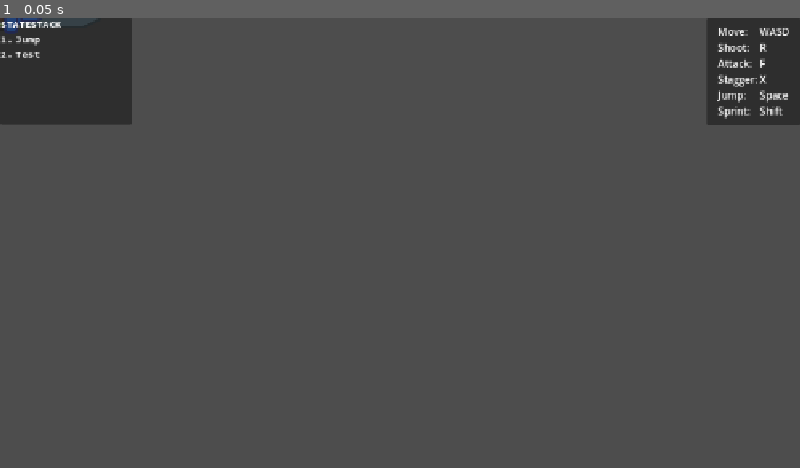
Above: before the commit, frame 1.
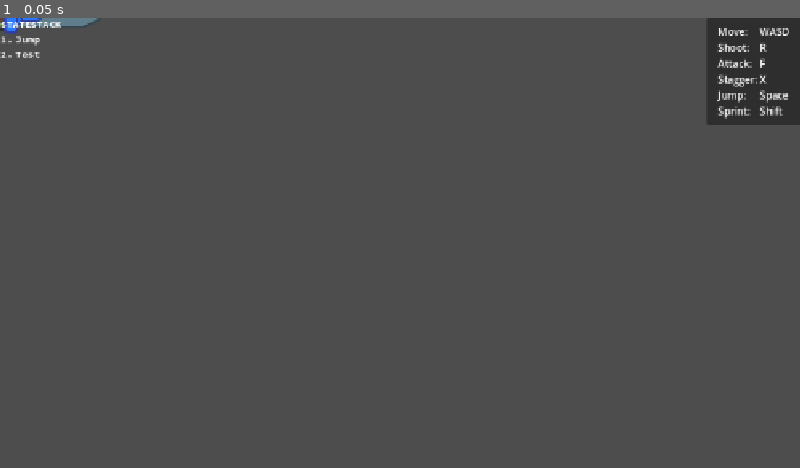
Above: after the commit, the same moment.

Repository: grow-graphics/gd
Game: Godot game, scene res://main.tscn
Same seed, same stepped clock (60 frames per second), same inputs: the game is played once before the commit and once after it.
Inputs:
- Up to frame 1 (0.05 s): no input

The runs differ from the first frame. In frame 1, 3.8% of the frame differs, in the area x 0-17%, y 0-24%.
Error before the commit: Invalid call. Nonexistent function 'states_stack' in base 'Node'. (res://debug/states_stack_displayer.gd:10)

Commit message:
fix finite state machine on web

Diff:
--- a/2d/finite_state_machine/graphics/debug/StatesStackDiplayer.tscn
+++ b/2d/finite_state_machine/graphics/debug/StatesStackDiplayer.tscn
@@ -1,12 +1,10 @@
 [gd_scene load_steps=3 format=3 uid="uid://cvi13chv8g4hj"]
 
-[ext_resource type="Script" uid="uid://bxvmnvx6xv70h" path="res://debug/states_stack_displayer.gd" id="1"]
 [ext_resource type="FontFile" uid="uid://b5bspum6ffekd" path="res://fonts/SourceCodePro-Bold.ttf" id="2_58if7"]
 
-[node name="StatesStackDiplayer" type="Panel"]
+[node name="StatesStackDisplayer" type="StatesStackDisplayer"]
 offset_right = 210.0
 offset_bottom = 170.0
-script = ExtResource("1")
 
 [node name="VBoxContainer" type="VBoxContainer" parent="."]
 layout_mode = 1
--- a/2d/finite_state_machine/graphics/debug/states_stack_displayer.gd
+++ /dev/null
@@ -1,16 +0,0 @@
-extends Panel
-
-@onready var fsm_node: Node = get_node(^"../../Player")
-
-func _process(_delta: float) -> void:
-	var states_names := ""
-	var numbers := ""
-	var index := 0
-
-	for state: String in fsm_node.states_stack():
-		states_names += state + "\n"
-		numbers += str(index) + "\n"
-		index += 1
-
-	%States.text = states_names
-	%Numbers.text = numbers
Not shown, removed: 2d/finite_state_machine/graphics/debug/states_stack_displayer.gd.uid
Not shown, changed: .gitignore
Not shown, changed: 2d/finite_state_machine/graphics/library.wasm
Not shown, changed: 2d/finite_state_machine/states.go
